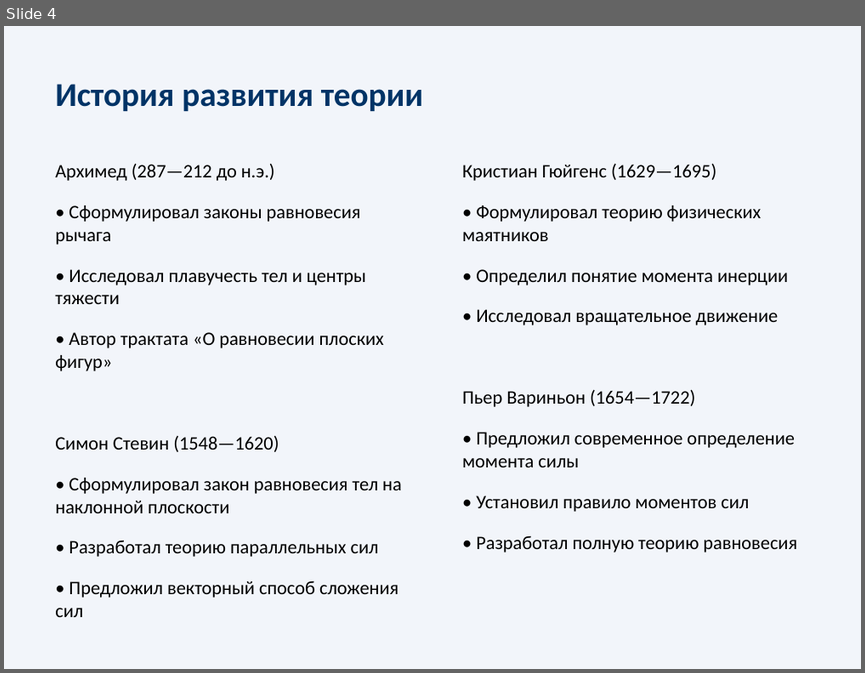
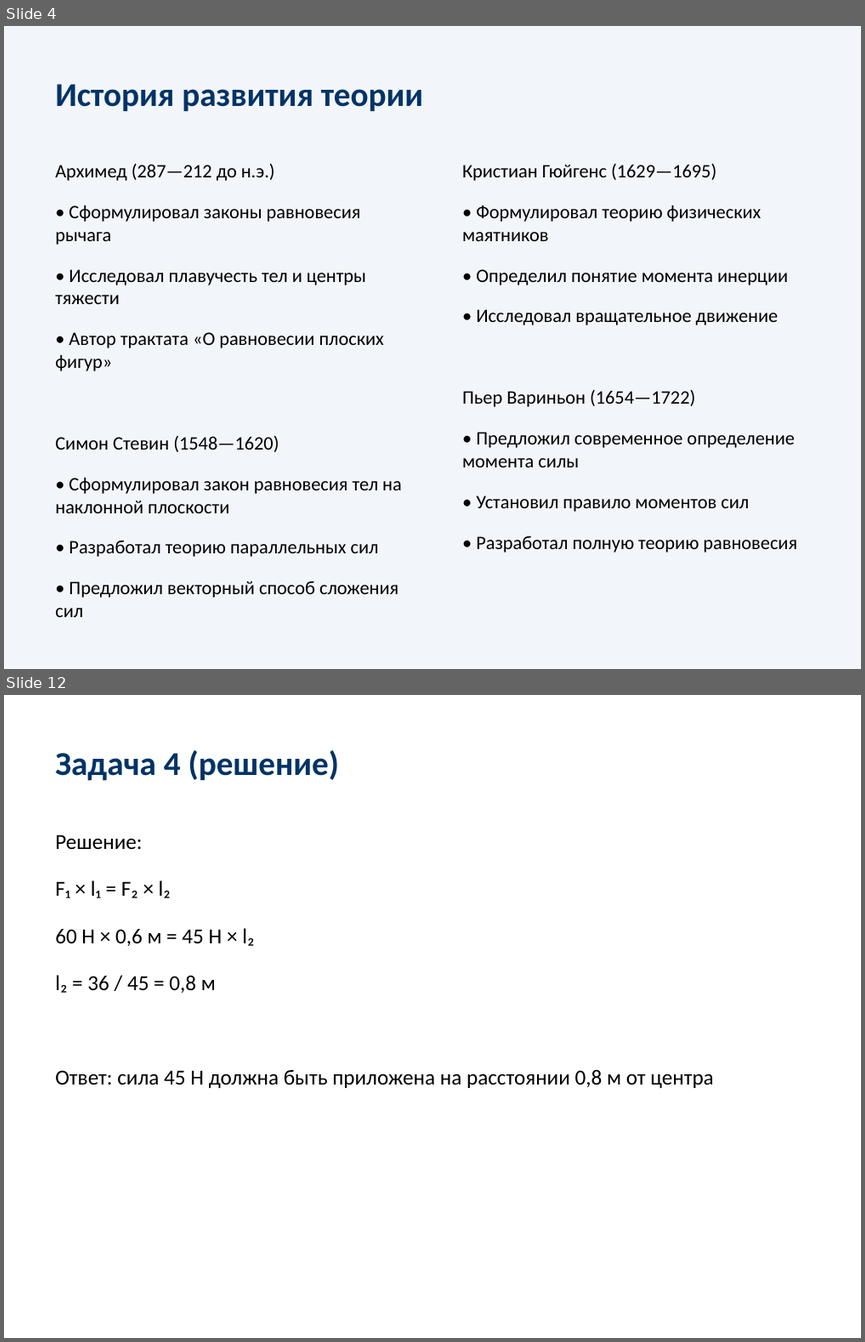
Before and after one commit to F1exmp/physics, a slide deck: lessons/9/9_28_Решение_задач_Момент_силы_и_центр_тяжести/9_28_Решение_задач_Момент_силы_и_центр_тяжести.pptx. Shown one above the other, each under a label of ours: slide 4 before the commit, slides 4 and 12 after it; the slides between them are not shown. The pictures are 865x673 and 865x1342 pixels, drawn with LibreOffice and Linux fonts; fonts in the diff are those of the drawing. Boxes give left, top, right and bottom in pixels: in the first picture for what was removed or moved away, otherwise in the second. Text is boxed around its words. In the diff, an @@ line names an element or a change of style, - is before the commit and + after.

```diff
--- a/lessons/9/9_28_Решение_задач_Момент_силы_и_центр_тяжести/9_28_Решение_задач_Момент_силы_и_центр_тяжести.pptx
+++ b/lessons/9/9_28_Решение_задач_Момент_силы_и_центр_тяжести/9_28_Решение_задач_Момент_силы_и_центр_тяжести.pptx
@@ slide 12 added at [4,695,861,1338], background #FFFFFF @@
@@ text added at [55,750,340,781], 28 pt, text #003366, bold @@
+Задача 4 (решение)
@@ text added at [55,834,713,1088], 18 pt, text #000000 @@
+Решение:
+F₁ × l₁ = F₂ × l₂
+60 Н × 0,6 м = 45 Н × l₂
+l₂ = 36 / 45 = 0,8 м
+Ответ: сила 45 Н должна быть приложена на расстоянии 0,8 м от центра
```
Also in this commit, not shown: 16 slides changed, 6 other slides added.
